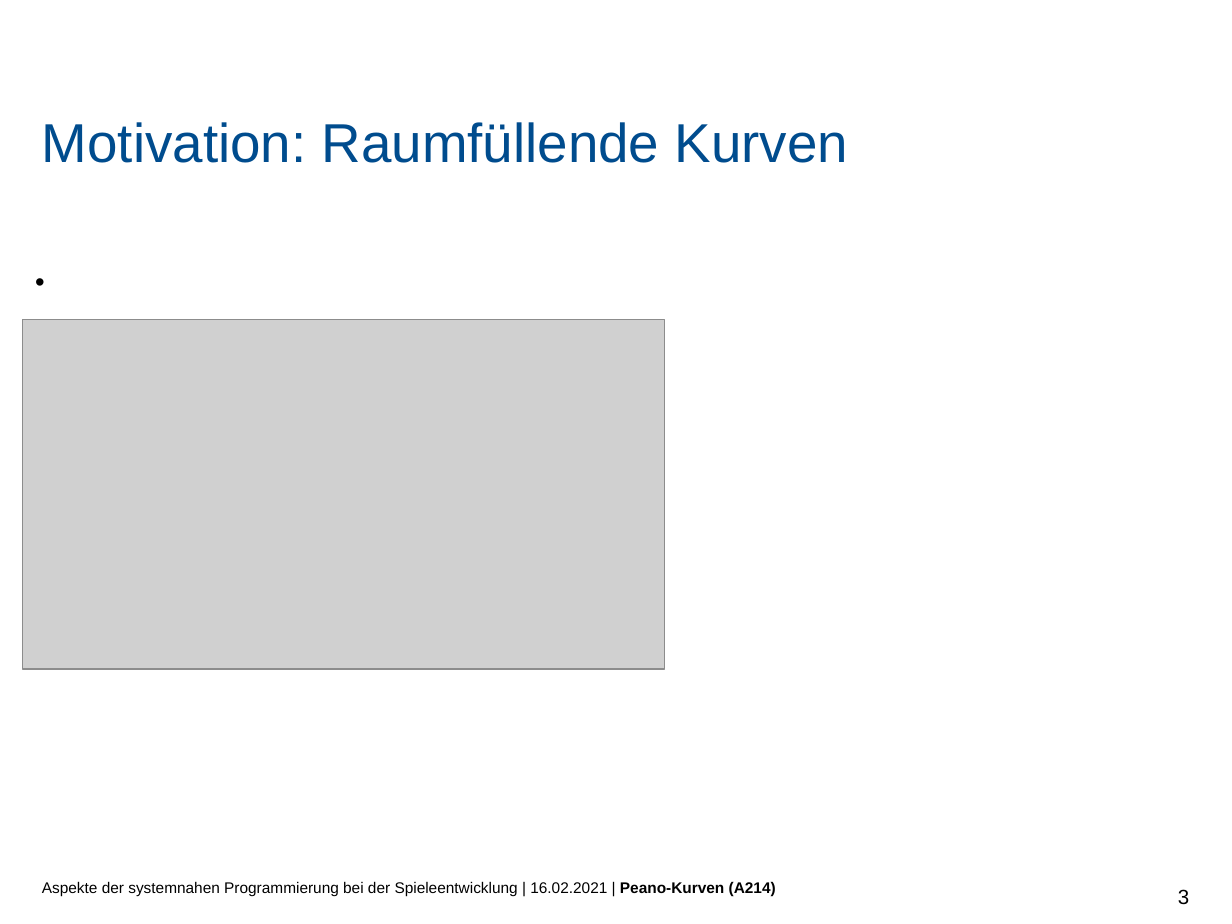
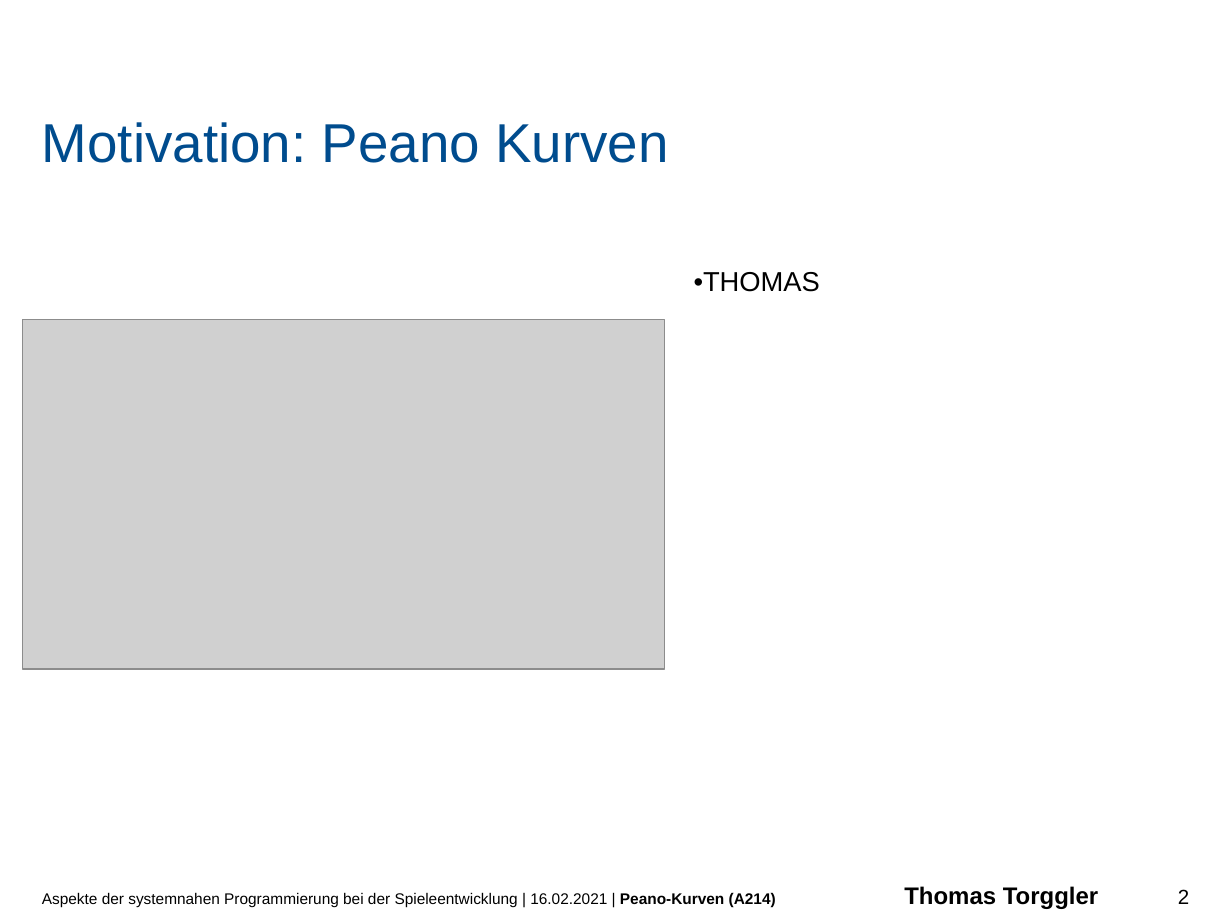
Before and after one commit to PaddlePad/ASP-Peano, a slide deck: slide 2 of Ausarbeitung/präzi.pptx (slide 3 before the commit). Drawn at 1232x924 pixels with LibreOffice and Linux fonts; fonts in the diff are those of the drawing; grey boxes stand for pictures; background and template pictures are left out. Boxes give left, top, right and bottom in pixels: in the first picture for what was removed or moved away, otherwise in the second. Text is boxed around its words. In the diff, an @@ line names an element or a change of style, - is before the commit and + after.

```diff
--- a/Ausarbeitung/präzi.pptx
+++ b/Ausarbeitung/präzi.pptx
@@ text at bbox=[42, 122, 668, 163]: text changed @@
-Motivation: Raumfüllende Kurven
+Motivation: Peano Kurven
@@ text at bbox=[694, 272, 820, 292]: text changed @@
-•
+•THOMAS
@@ text at bbox=[42, 886, 1098, 909]: text changed @@
-Aspekte der systemnahen Programmierung bei der Spieleentwicklung | 16.02.2021 | Peano-Kurven (A214)
+Aspekte der systemnahen Programmierung bei der Spieleentwicklung | 16.02.2021 | Peano-Kurven (A214) Thomas Torggler
@@ page number at bbox=[1178, 889, 1189, 904]: text changed @@
-3
+2
```
Also in this commit, not shown: 9 other slides changed, 1 slide added, 14 slides removed.
